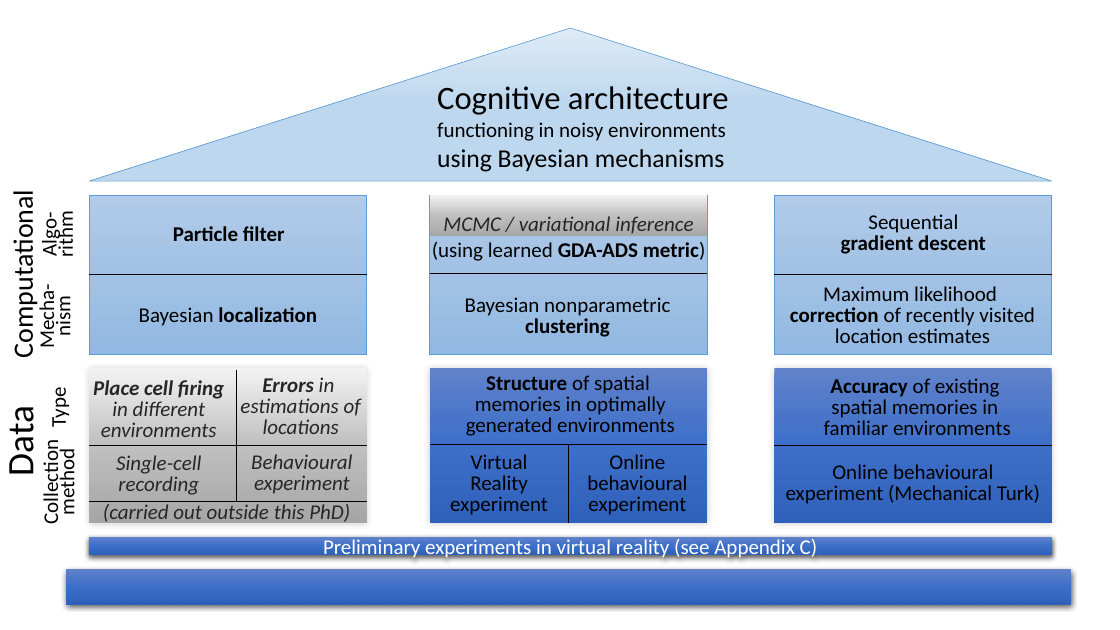
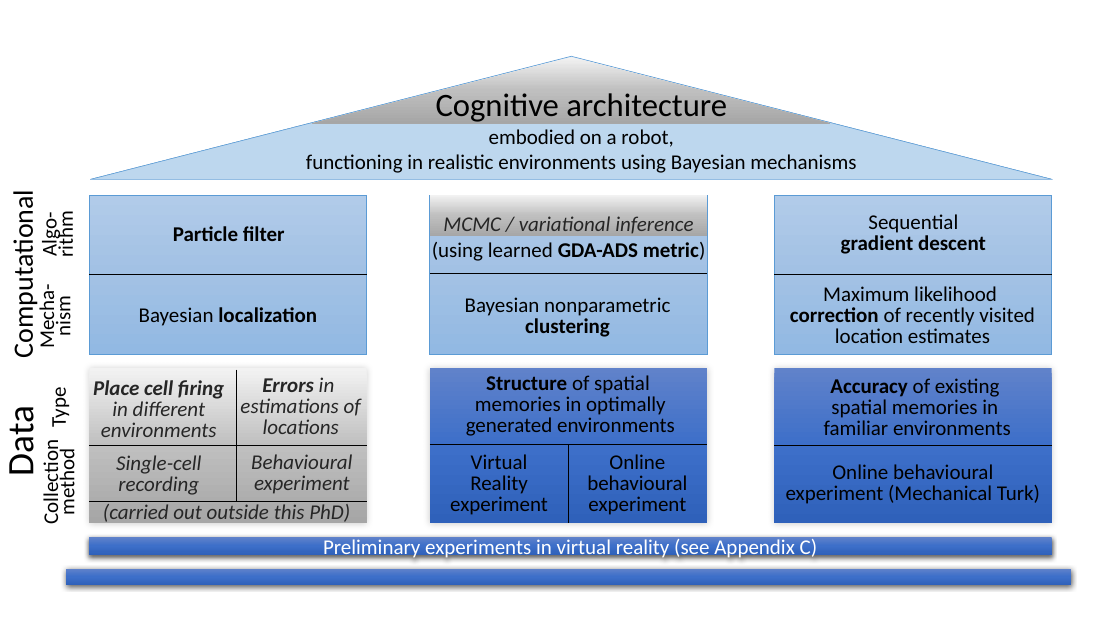
Before and after one commit to tmadl/phd-thesis, a slide deck: slide 3 of img/under construction/methodsfigure2.pptx. Drawn at 1120x630 pixels with LibreOffice and Linux fonts; fonts in the diff are those of the drawing. Boxes give left, top, right and bottom in pixels: in the first picture for what was removed or moved away, otherwise in the second. Text is boxed around its words. In the diff, an @@ line names an element or a change of style, - is before the commit and + after.

```diff
--- a/img/under construction/methodsfigure2.pptx
+++ b/img/under construction/methodsfigure2.pptx
@@ triangle: place and size @@
-triangle at [89,28,1052,181]
+triangle at [90,56,1053,180]
@@ triangle added at [313,57,831,124], fill gradient #F2F2F2 to #BFBFBF to #A6A6A6 @@
@@ text "Cognitive architecture": place and size @@
-text "Cognitive architecture" at [437,86,729,172]
+text "Cognitive architecture" at [306,90,856,173]
@@ text at [436,90,727,125]: alignment left to centre @@
@@ text at [306,129,856,173]: text changed @@
-functioning in noisy environments
-using Bayesian mechanisms
+embodied on a robot,
+functioning in realistic environments using Bayesian mechanisms
@@ rectangle: place and size @@
-rectangle at [66,569,1071,605]
+rectangle at [66,569,1071,585]
```
Also in this commit, not shown: 1 slide added, 34 other files.
